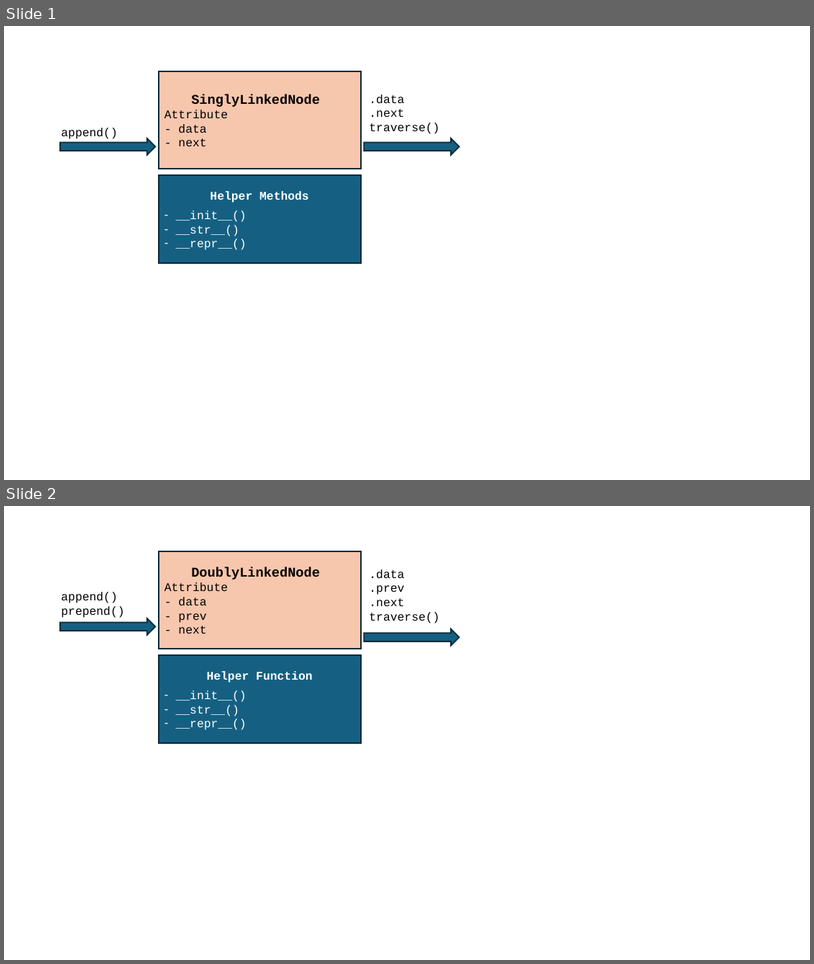
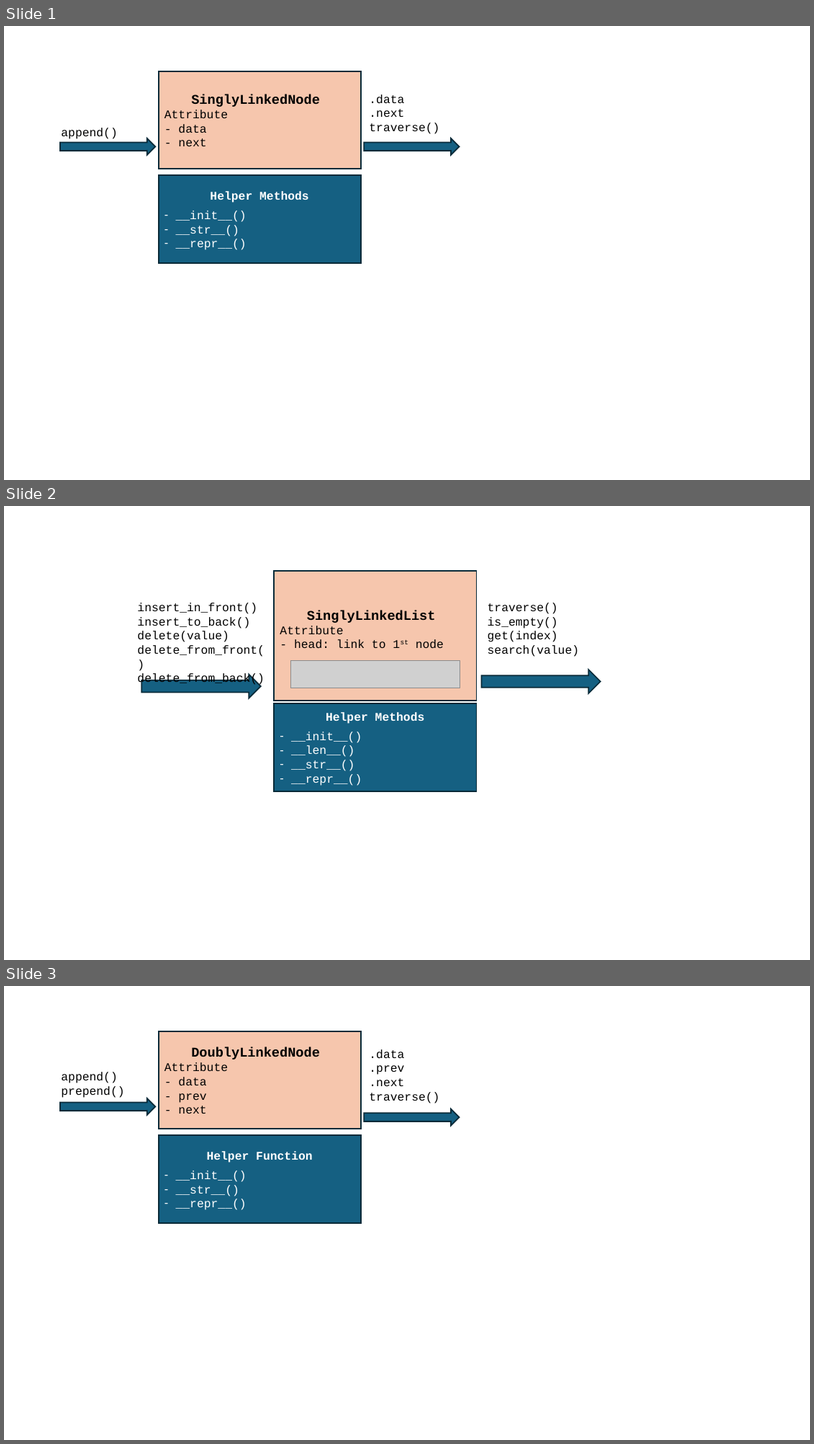
Before and after one commit to mingfujacky/Lecture-DSA-2.0, a slide deck: asset/ppt/ch04.pptx. Shown one above the other, each under a label of ours: slides 1 and 2 before the commit, slides 1, 2 and 3 after it. The pictures are 814x964 and 814x1444 pixels, drawn with LibreOffice and Linux fonts; fonts in the diff are those of the drawing; grey boxes stand for pictures. Boxes give left, top, right and bottom in pixels: in the first picture for what was removed or moved away, otherwise in the second. Text is boxed around its words. In the diff, an @@ line names an element or a change of style, - is before the commit and + after.

```diff
--- a/asset/ppt/ch04.pptx
+++ b/asset/ppt/ch04.pptx
@@ slide 2 added at [4, 506, 810, 960], background #FFFFFF @@
@@ rectangle added at [275, 571, 477, 701], fill #F6C6AD, outline #092A39 1.5 pt, 14 pt, text #000000 @@
+SinglyLinkedList
+Attribute
+- head: link to 1st node
@@ text added at [137, 602, 265, 685], 14 pt, text #000000 @@
+insert_in_front()
+insert_to_back()
+delete(value)
+delete_from_front()
+delete_from_back()
@@ text added at [488, 602, 579, 656], 14 pt, text #000000 @@
+traverse()
+is_empty()
+get(index)
+search(value)
@@ right arrow added at [142, 674, 261, 698], fill #156082, outline #092A39 1.5 pt @@
@@ picture added at [291, 660, 460, 688] @@
@@ right arrow added at [482, 669, 601, 693], fill #156082, outline #092A39 1.5 pt @@
@@ rectangle added at [275, 703, 477, 791], fill #156082, outline #092A39 1.5 pt, 14 pt, text #FFFFFF @@
+Helper Methods
+– __init__()
+– __len__()
+– __str__()
+– __repr__()
@@ what was slide 2 is now slide 3 @@
```
Also in this commit, not shown: 3 other files.
